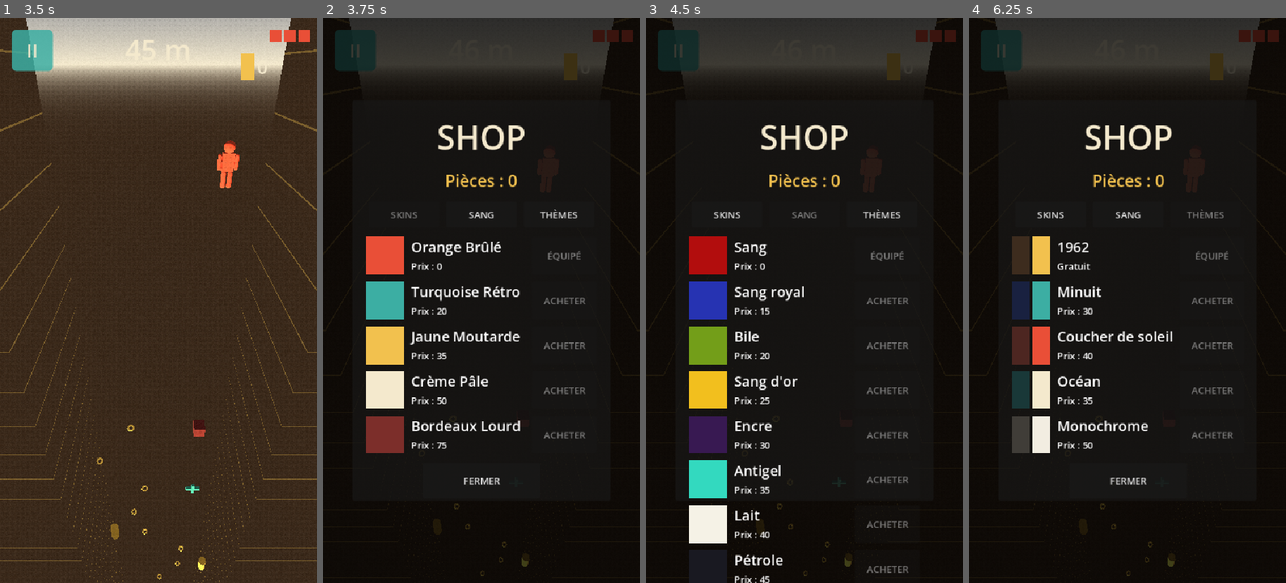
Above: before the commit, frames 1-4 (left to right).
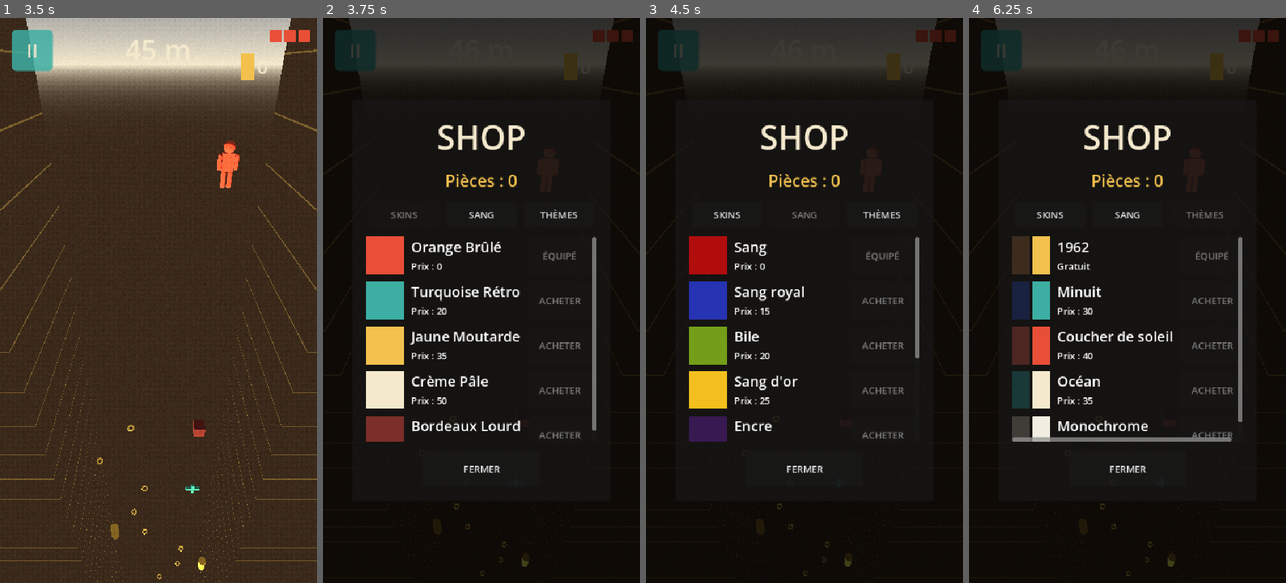
Above: after the commit, the same moments.

Repository: quvntvn/Hyperdive
Game: Godot game, scene res://scenes/game/main_game.tscn
The game is run twice, just before and just after one commit, with the same random seed, the same clock (stepped at 60 frames per second) and the same inputs. This scene is started directly instead of the project's main scene.
Inputs (mouse positions are in pixels of both pictures, inside the frame that each line leads up to):
- Up to frame 1 (3.5 s): tap Enter at 0.5 s; move the mouse to (142, 413) at 0.52 s; hold D (move_right) 0.53-1.25 s; tap 1 at 0.6 s; click (142, 413) at 0.67 s; drag from (253, 385) to (142, 413) at 1.27 s; move the mouse to (63, 215) at 2.02 s; hold A (move_left) 2.03-2.75 s; tap 3 at 2.1 s; drag from (174, 300) to (63, 215) at 2.77 s
- Up to frame 2 (3.75 s): move the mouse to (433, 159) at 3.52 s; hold S from 3.53 s (still down); tap 2 at 3.6 s
- Up to frame 3 (4.5 s): release S at 4.25 s; click "SANG" at 4.25 s
- Up to frame 4 (6.25 s): click "SKINS" at 5 s; click "THÈMES" at 5.75 s

Frame 1 is identical in both runs. In frame 2, 1.5% of the frame differs, in the area x 13-87%, y 38-83%; in frame 3, 4.4%, in the area x 13-87%, y 38-100%; in frame 4, 2.4%.

Commit message:
fix(shop): liste scrollable pour éviter le débordement (onglet SANG)
Co-Authored-By: Claude Sonnet 4.6 <noreply@anthropic.com>

Diff:
--- a/hyperdive/scenes/ui/shop_screen.tscn
+++ b/hyperdive/scenes/ui/shop_screen.tscn
@@ -63,8 +63,12 @@
 custom_minimum_size = Vector2(120.0, 44.0)
 text = "THÈMES"
 
-[node name="ItemList" type="VBoxContainer" parent="ShopPanel/Layout"]
+[node name="ScrollContainer" type="ScrollContainer" parent="ShopPanel/Layout"]
 size_flags_vertical = 3
+scroll_horizontal_enabled = false
+
+[node name="ItemList" type="VBoxContainer" parent="ShopPanel/Layout/ScrollContainer"]
+size_flags_horizontal = 3
 theme_override_constants/separation = 12
 
 [node name="CloseButton" type="Button" parent="ShopPanel/Layout"]
--- a/hyperdive/scripts/ui/shop_screen.gd
+++ b/hyperdive/scripts/ui/shop_screen.gd
@@ -12,7 +12,7 @@
 func _ready() -> void:
 	add_to_group("shop_screen")
 	_coins_label = $ShopPanel/Layout/CoinsLabel
-	_item_list = $ShopPanel/Layout/ItemList
+	_item_list = $ShopPanel/Layout/ScrollContainer/ItemList
 	_skins_btn = $ShopPanel/Layout/CategoryButtons/SkinsCatBtn
 	_trails_btn = $ShopPanel/Layout/CategoryButtons/TrailsCatBtn
 	_themes_btn = $ShopPanel/Layout/CategoryButtons/ThemesCatBtn
